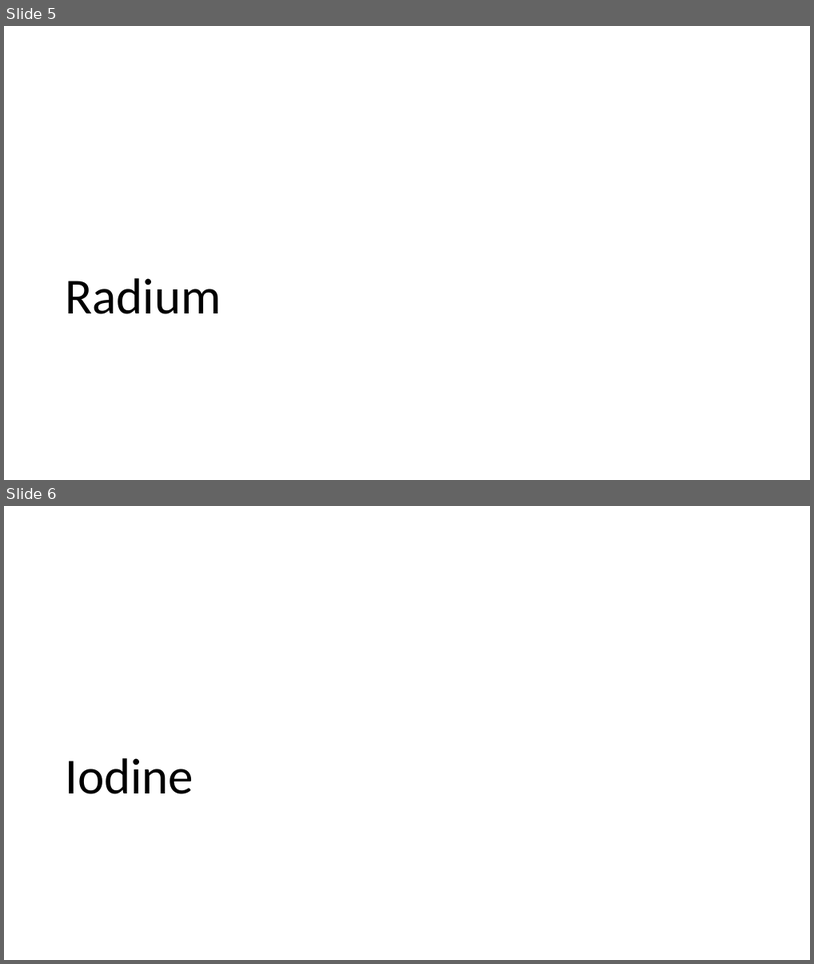
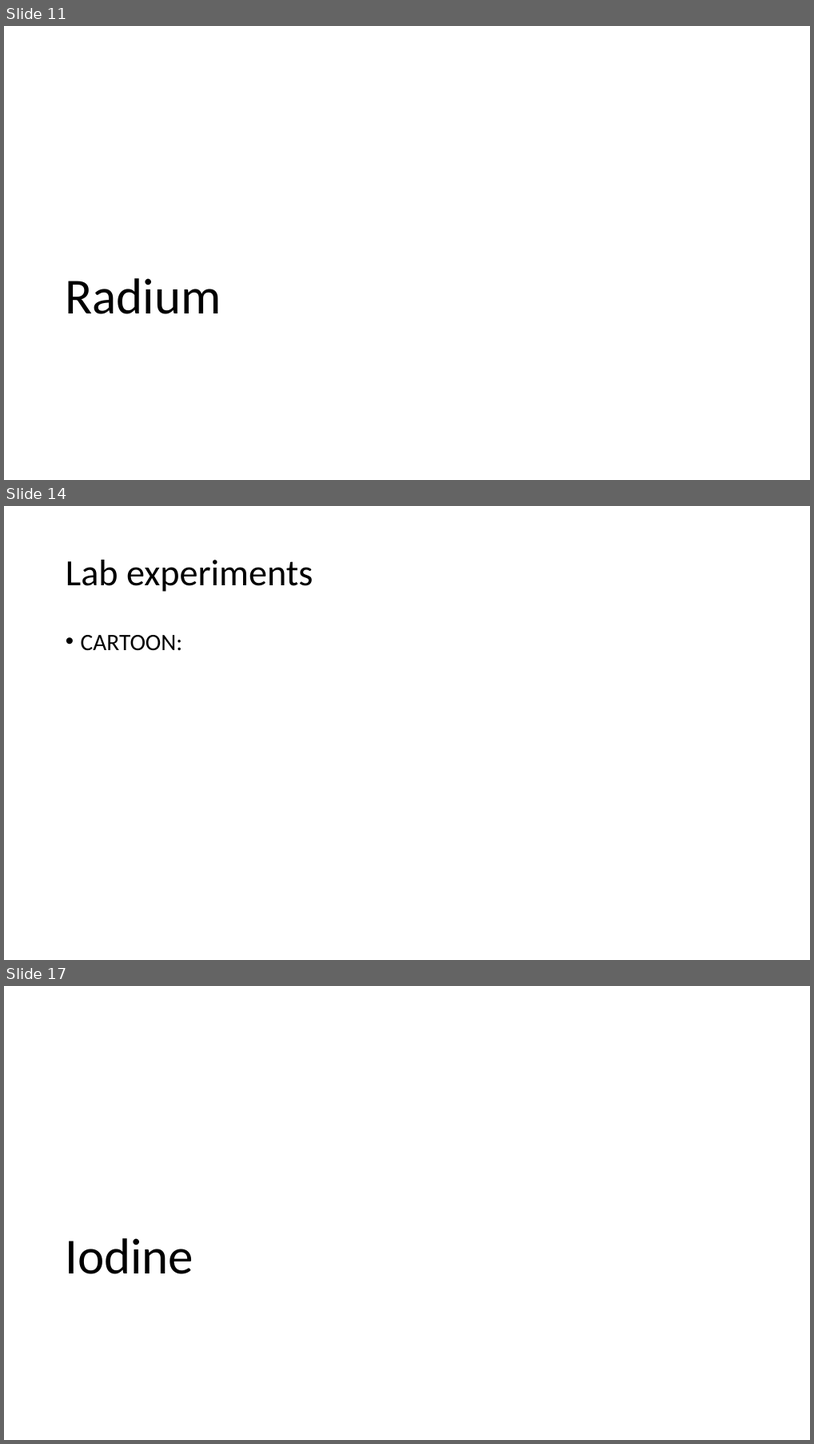
Before and after one commit to machen/Thesis-Proposal, a slide deck: Presentation.pptx. Shown one above the other, each under a label of ours: slides 5 and 6 before the commit, slides 11, 14 and 17 after it; the slides between them are not shown. The pictures are 814x964 and 814x1444 pixels, drawn with LibreOffice and Linux fonts; fonts in the diff are those of the drawing. Boxes give left, top, right and bottom in pixels: in the first picture for what was removed or moved away, otherwise in the second. Text is boxed around its words. In the diff, an @@ line names an element or a change of style, - is before the commit and + after.

```diff
--- a/Presentation.pptx
+++ b/Presentation.pptx
@@ slide 14 added at box(4, 506, 810, 960), background #FFFFFF @@
@@ title added at box(66, 560, 313, 592), 44 pt, text #000000 @@
+Lab experiments
@@ text added at box(81, 635, 182, 651), 28 pt, text #000000 @@
+• CARTOON:
@@ what was slide 5 is now slide 11 @@
@@ what was slide 6 is now slide 17 @@
```
Also in this commit, not shown: 1 slide changed, 16 other slides added, 1 slide removed.
